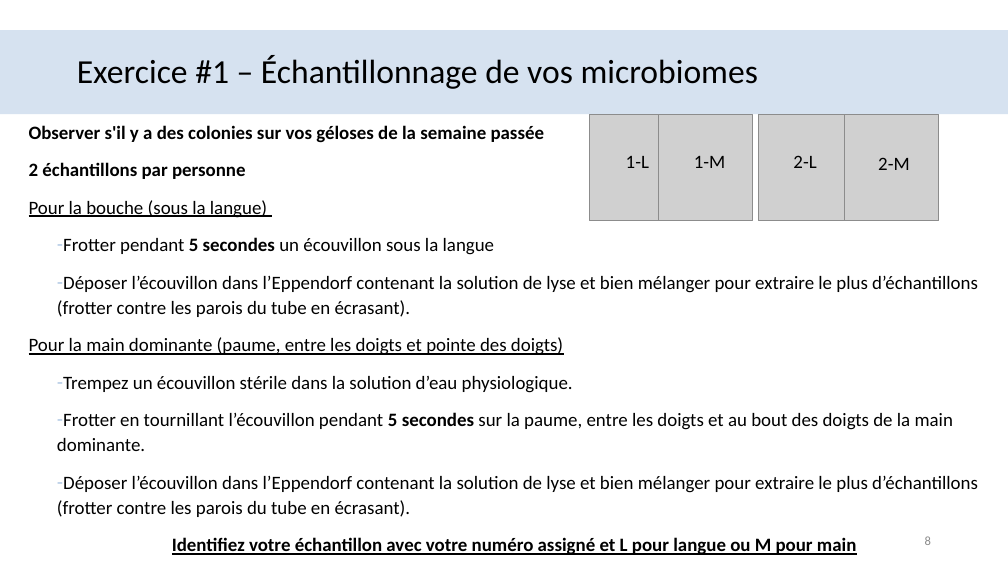
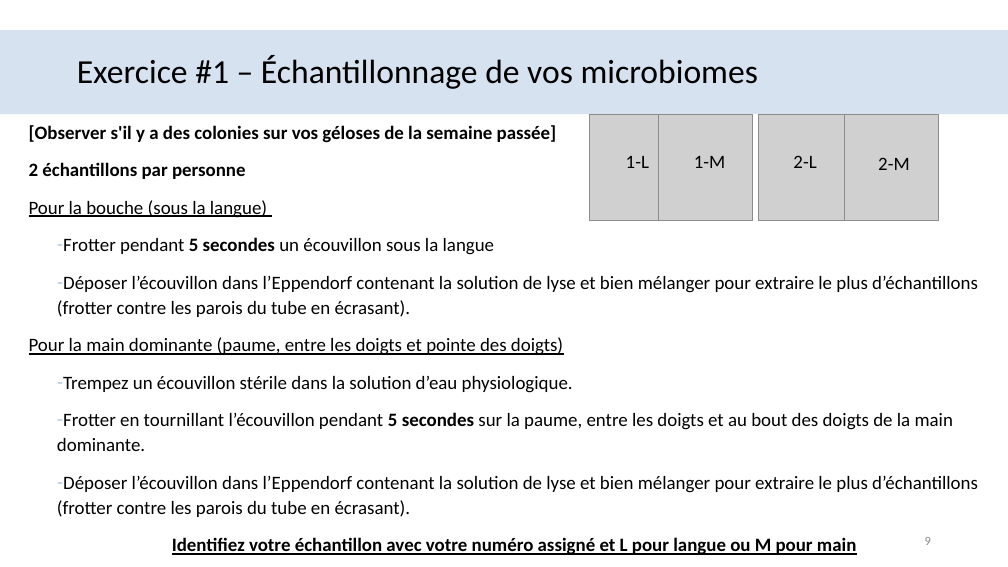
Before and after one commit to ShyGuy509/bio1410_2025, a slide deck: slide 9 of BIO1410_labo-2.pptx (slide 8 before the commit). Drawn at 1008x567 pixels with LibreOffice and Linux fonts; fonts in the diff are those of the drawing; grey boxes stand for pictures; background and template pictures are left out. Boxes give left, top, right and bottom in pixels: in the first picture for what was removed or moved away, otherwise in the second. Text is boxed around its words. In the diff, an @@ line names an element or a change of style, - is before the commit and + after.

```diff
--- a/BIO1410_labo-2.pptx
+++ b/BIO1410_labo-2.pptx
@@ text at (29,125,557,143): text changed @@
-Observer s'il y a des colonies sur vos géloses de la semaine passée
+[Observer s'il y a des colonies sur vos géloses de la semaine passée]
```
Also in this commit, not shown: 7 other slides changed, 1 slide added, 6 other files.
